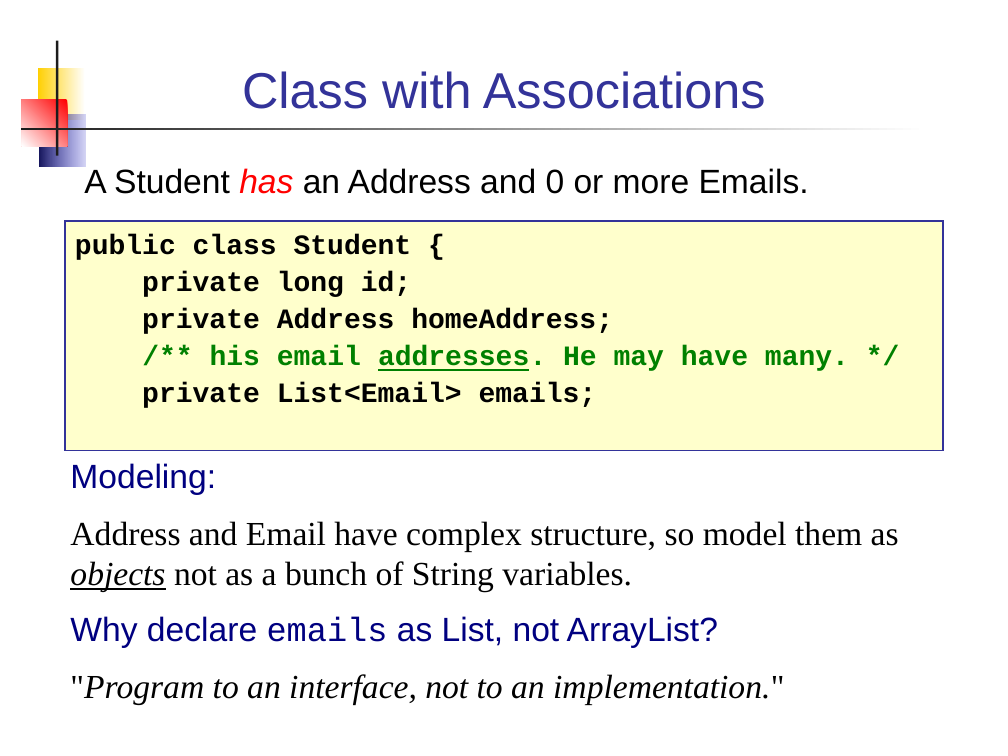
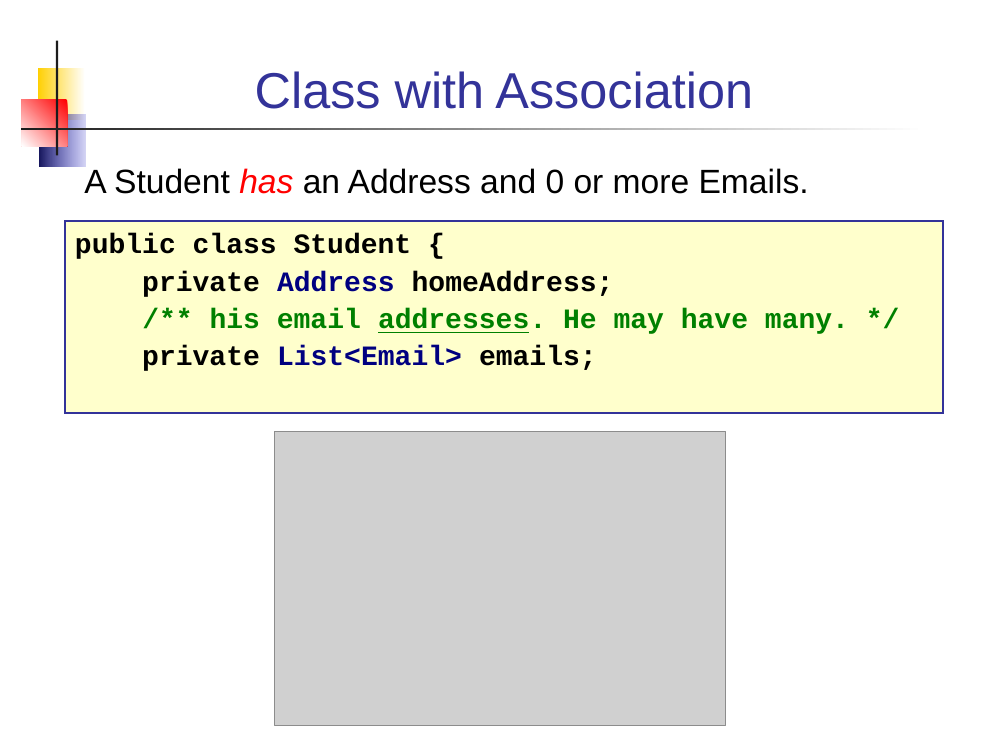
Before and after one commit to skeoop/skeoop.github.io, a slide deck: slide 5 of week2/4-UML Class Diagram.ppt. Drawn at 1008x756 pixels with LibreOffice and Linux fonts; fonts in the diff are those of the drawing; grey boxes stand for pictures. Boxes give left, top, right and bottom in pixels: in the first picture for what was removed or moved away, otherwise in the second. Text is boxed around its words. In the diff, an @@ line names an element or a change of style, - is before the commit and + after.

```diff
--- a/week2/4-UML Class Diagram.ppt
+++ b/week2/4-UML Class Diagram.ppt
@@ title at bbox=[255, 71, 753, 109]: text changed @@
-Class with Associations
+Class with Association
@@ rectangle "public class Student {": place and size @@
-rectangle "public class Student {" at bbox=[66, 221, 943, 451]
+rectangle "public class Student {" at bbox=[66, 221, 943, 413]
@@ text in rectangle at bbox=[142, 271, 411, 297]: paragraph removed @@
-private long id;
@@ text in rectangle at bbox=[142, 271, 614, 371]: text colour #000000 to #000080 in "Address", "List<Email>" @@
@@ picture added at bbox=[275, 431, 726, 726] @@
@@ text removed at bbox=[70, 463, 899, 704] @@
-Modeling:
-Address and Email have complex structure, so model them as objects not as a bunch of String variables.
-Why declare emails as List, not ArrayList?
-"Program to an interface, not to an implementation."
```
Also in this commit, not shown: 5 other slides changed, 1 slide added, 3 slides removed, 10 other files.
